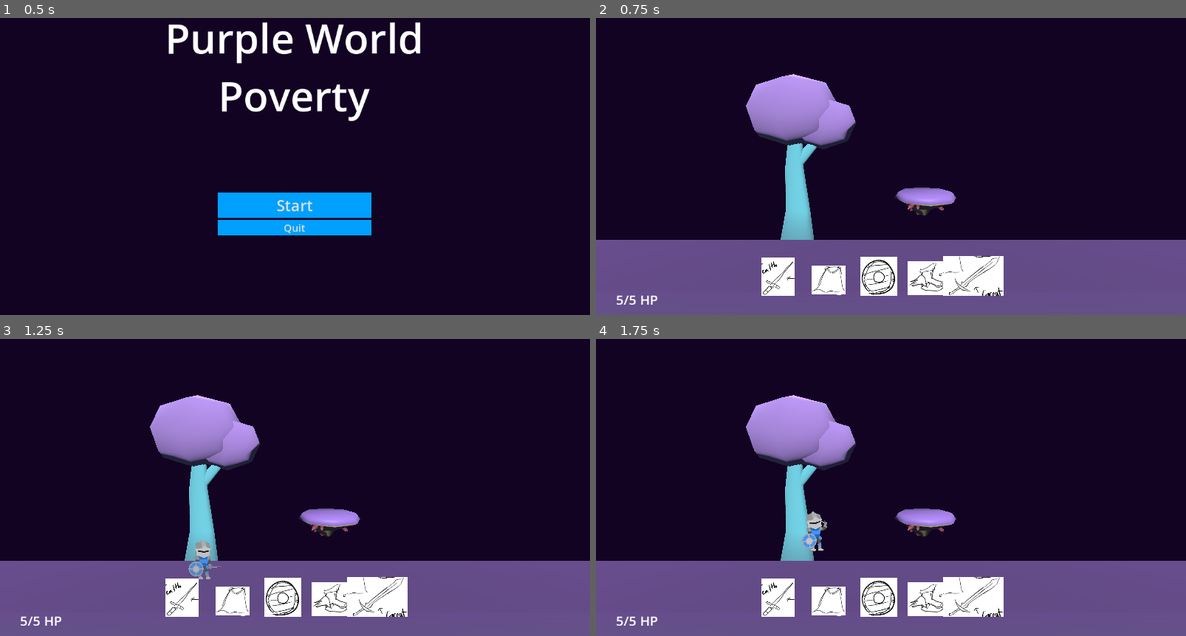
Above: before the commit, frames 1-4 (two rows, left to right).
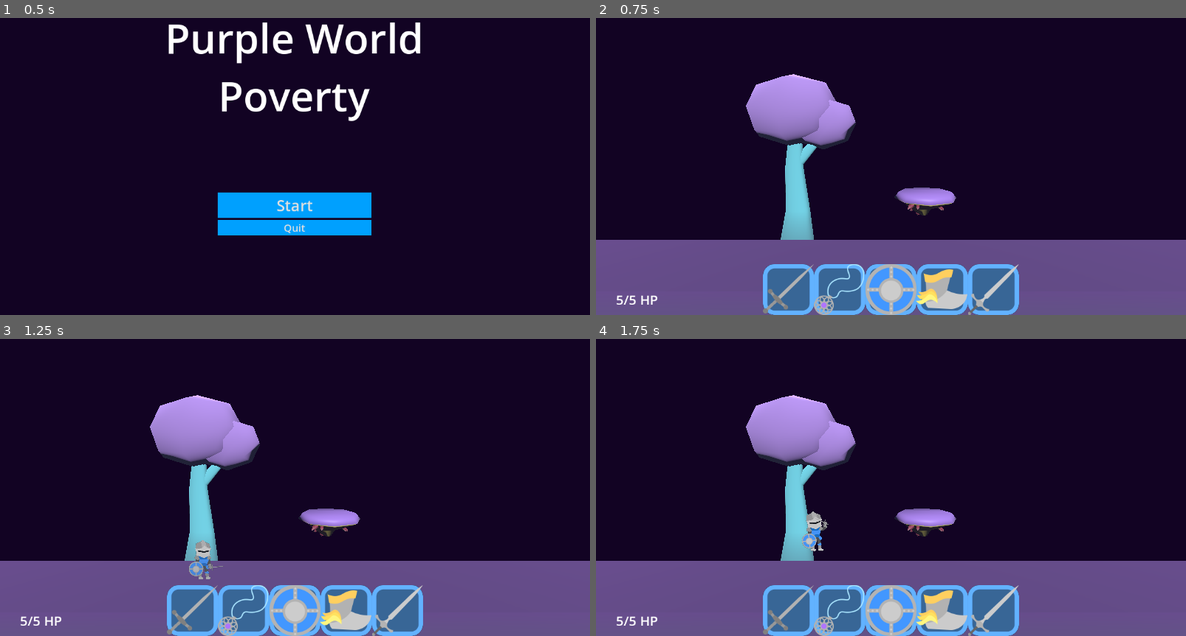
Above: after the commit, the same moments.

Repository: greatbrick0/SacrificeJam1
Game: Godot game, scene res://Scenes/main_menu.tscn
Same seed, same stepped clock (60 frames per second), same inputs: the game is played once before the commit and once after it.
Inputs:
- Up to frame 1 (0.5 s): no input
- Up to frame 2 (0.75 s): click "Start" at 0.5 s
- Up to frame 3 (1.25 s): no input
- Up to frame 4 (1.75 s): tap Enter at 1.25 s; hold D (MoveRight) from 1.28 s (still down); hold E (Ability) from 1.28 s (still down); tap Space (Jump) at 1.52 s

Frame 1 is identical in both runs. In frame 2, 7.9% of the frame differs, in the area x 28-72%, y 80-100%; in frame 3, 7.9%; in frame 4, 7.9%, in the area x 28-72%, y 60-100%.

Commit message:
Changed UI Hotbar and resized player weapons

Diff:
--- a/Scenes/main_level.tscn
+++ b/Scenes/main_level.tscn
@@ -5,12 +5,12 @@
 [ext_resource type="Script" path="res://Scripts/camera.gd" id="2_v6fr6"]
 [ext_resource type="PackedScene" uid="uid://b2p18n2jk1406" path="res://Scenes/Rest Sections/rest_area_2.tscn" id="3_ad277"]
 [ext_resource type="PackedScene" uid="uid://dei8s2ib5kt7m" path="res://Scenes/Rest Sections/rest_area_1.tscn" id="4_8vdju"]
-[ext_resource type="Texture2D" uid="uid://bjob6lwftlotk" path="res://Art/Sprites/SmallCircle.png" id="5_v1vdg"]
-[ext_resource type="Texture2D" uid="uid://bi6vjcps1poj2" path="res://Art/Sprites/Item Icons/DaggerTemp.png" id="6_rytry"]
-[ext_resource type="Texture2D" uid="uid://yn46ta136kpi" path="res://Art/Sprites/Item Icons/PendantTemp.png" id="7_4b72k"]
-[ext_resource type="Texture2D" uid="uid://dhjigphrpu7l8" path="res://Art/Sprites/Item Icons/ShieldTemp.png" id="8_0vi3m"]
-[ext_resource type="Texture2D" uid="uid://ca82x12y6280q" path="res://Art/Sprites/Item Icons/BootsTemp.png" id="9_vxhjs"]
-[ext_resource type="Texture2D" uid="uid://c1ycy3uhwcuqc" path="res://Art/Sprites/Item Icons/SwordTemp.png" id="10_yhn13"]
+[ext_resource type="Texture2D" uid="uid://blt28m4v5720w" path="res://Art/Sprites/Item Slot.png" id="6_rrjvr"]
+[ext_resource type="Texture2D" uid="uid://dw1bew7e7hdud" path="res://Art/Sprites/Dagger.png" id="7_beds7"]
+[ext_resource type="Texture2D" uid="uid://3i6y74dr7bbs" path="res://Art/Sprites/Pendant.png" id="8_62sym"]
+[ext_resource type="Texture2D" uid="uid://dixx837rq0wip" path="res://Art/Sprites/Shield.png" id="9_tqs5c"]
+[ext_resource type="Texture2D" uid="uid://ce5k3fa8kpshq" path="res://Art/Sprites/Boots.png" id="10_1oo62"]
+[ext_resource type="Texture2D" uid="uid://cwpj4avv4on6f" path="res://Art/Sprites/Sword.png" id="11_gwbt3"]
 
 [sub_resource type="Environment" id="Environment_u5x35"]
 ambient_light_color = Color(0.458824, 0, 1, 1)
@@ -122,23 +122,13 @@
 offset_bottom = 50.0
 grow_horizontal = 2
 grow_vertical = 2
-texture = ExtResource("5_v1vdg")
+texture = ExtResource("6_rrjvr")
 
 [node name="TextureRect" type="TextureRect" parent="UI/Items/Slot1"]
-layout_mode = 1
-anchors_preset = 8
-anchor_left = 0.5
-anchor_top = 0.5
-anchor_right = 0.5
-anchor_bottom = 0.5
-offset_left = -53.5
-offset_top = -63.0
-offset_right = 53.5
-offset_bottom = 63.0
-grow_horizontal = 2
-grow_vertical = 2
-scale = Vector2(0.6, 0.6)
-texture = ExtResource("6_rytry")
+layout_mode = 0
+offset_right = 100.0
+offset_bottom = 97.0
+texture = ExtResource("7_beds7")
 
 [node name="Slot2" type="TextureRect" parent="UI/Items"]
 layout_mode = 1
@@ -153,23 +143,13 @@
 offset_bottom = 50.0
 grow_horizontal = 2
 grow_vertical = 2
-texture = ExtResource("5_v1vdg")
+texture = ExtResource("6_rrjvr")
 
 [node name="TextureRect" type="TextureRect" parent="UI/Items/Slot2"]
-layout_mode = 1
-anchors_preset = 8
-anchor_left = 0.5
-anchor_top = 0.5
-anchor_right = 0.5
-anchor_bottom = 0.5
-offset_left = -55.5
-offset_top = -47.0
-offset_right = 55.5
-offset_bottom = 47.0
-grow_horizontal = 2
-grow_vertical = 2
-scale = Vector2(0.6, 0.6)
-texture = ExtResource("7_4b72k")
+layout_mode = 0
+offset_right = 98.0
+offset_bottom = 100.0
+texture = ExtResource("8_62sym")
 
 [node name="Slot3" type="TextureRect" parent="UI/Items"]
 layout_mode = 1
@@ -184,23 +164,13 @@
 offset_bottom = 20.0
 grow_horizontal = 2
 grow_vertical = 2
-texture = ExtResource("5_v1vdg")
+texture = ExtResource("6_rrjvr")
 
 [node name="TextureRect" type="TextureRect" parent="UI/Items/Slot3"]
-layout_mode = 1
-anchors_preset = 8
-anchor_left = 0.5
-anchor_top = 0.5
-anchor_right = 0.5
-anchor_bottom = 0.5
-offset_left = -60.5
-offset_top = -64.0
-offset_right = 60.5
-offset_bottom = 64.0
-grow_horizontal = 2
-grow_vertical = 2
-scale = Vector2(0.6, 0.6)
-texture = ExtResource("8_0vi3m")
+layout_mode = 0
+offset_right = 100.0
+offset_bottom = 100.0
+texture = ExtResource("9_tqs5c")
 
 [node name="Slot4" type="TextureRect" parent="UI/Items"]
 layout_mode = 1
@@ -215,23 +185,15 @@
 offset_bottom = 50.0
 grow_horizontal = 2
 grow_vertical = 2
-texture = ExtResource("5_v1vdg")
+texture = ExtResource("6_rrjvr")
 
 [node name="TextureRect" type="TextureRect" parent="UI/Items/Slot4"]
-layout_mode = 1
-anchors_preset = 8
-anchor_left = 0.5
-anchor_top = 0.5
-anchor_right = 0.5
-anchor_bottom = 0.5
-offset_left = -68.0
-offset_top = -56.0
-offset_right = 68.0
-offset_bottom = 56.0
-grow_horizontal = 2
-grow_vertical = 2
-scale = Vector2(0.6, 0.6)
-texture = ExtResource("9_vxhjs")
+layout_mode = 0
+offset_left = -1.0
+offset_top = 11.0
+offset_right = 99.0
+offset_bottom = 88.0
+texture = ExtResource("10_1oo62")
 
 [node name="Slot5" type="TextureRect" parent="UI/Items"]
 layout_mode = 1
@@ -246,7 +208,7 @@
 offset_bottom = 50.0
 grow_horizontal = 2
 grow_vertical = 2
-texture = ExtResource("5_v1vdg")
+texture = ExtResource("6_rrjvr")
 
 [node name="TextureRect" type="TextureRect" parent="UI/Items/Slot5"]
 layout_mode = 1
@@ -255,14 +217,13 @@
 anchor_top = 0.5
 anchor_right = 0.5
 anchor_bottom = 0.5
-offset_left = -99.0
-offset_top = -66.0
-offset_right = 99.0
-offset_bottom = 66.0
-grow_horizontal = 2
-grow_vertical = 2
-scale = Vector2(0.6, 0.6)
-texture = ExtResource("10_yhn13")
+offset_left = -50.0
+offset_top = -50.0
+offset_right = 50.0
+offset_bottom = 50.0
+grow_horizontal = 2
+grow_vertical = 2
+texture = ExtResource("11_gwbt3")
 
 [node name="TollUI" type="Control" parent="UI"]
 visible = false
--- a/Scenes/player_visual.tscn
+++ b/Scenes/player_visual.tscn
@@ -1,9 +1,10 @@
-[gd_scene load_steps=14 format=3 uid="uid://svxohabm70mx"]
+[gd_scene load_steps=15 format=3 uid="uid://svxohabm70mx"]
 
 [ext_resource type="Script" path="res://Scripts/player_visual.gd" id="1_e1lks"]
 [ext_resource type="Texture2D" uid="uid://cs7k6csvaerf1" path="res://Art/Sprites/PlayerSpriteSheet.png" id="1_vnf5r"]
 [ext_resource type="Texture2D" uid="uid://cwpj4avv4on6f" path="res://Art/Sprites/Sword.png" id="2_26s4h"]
 [ext_resource type="Texture2D" uid="uid://dixx837rq0wip" path="res://Art/Sprites/Shield.png" id="3_hshw7"]
+[ext_resource type="Texture2D" uid="uid://dw1bew7e7hdud" path="res://Art/Sprites/Dagger.png" id="3_ppwft"]
 [ext_resource type="Texture2D" uid="uid://bjob6lwftlotk" path="res://Art/Sprites/SmallCircle.png" id="4_mxwli"]
 
 [sub_resource type="Animation" id="Animation_6758t"]
@@ -1513,14 +1514,14 @@
 visible = false
 position = Vector2(595.691, 407.234)
 rotation = 0.694404
-scale = Vector2(0.2, 0.2)
-texture = ExtResource("2_26s4h")
+scale = Vector2(10.979, 10.979)
+texture = ExtResource("3_ppwft")
 
 [node name="SpriteSword" type="Sprite2D" parent="Skeleton2D/Hip/Torso/FrontArm/FrontForearm"]
 visible = false
-position = Vector2(896.833, 386.128)
-rotation = 0.694404
-scale = Vector2(0.351856, 0.351856)
+position = Vector2(985.034, 332.723)
+rotation = 3.77776
+scale = Vector2(-16.3638, -16.3638)
 texture = ExtResource("2_26s4h")
 
 [node name="SpriteRock" type="Sprite2D" parent="Skeleton2D/Hip/Torso/FrontArm/FrontForearm"]
@@ -1542,7 +1543,7 @@
 [node name="SpriteShield" type="Sprite2D" parent="Skeleton2D/Hip/Torso/BackArm/BackForearm"]
 z_index = 1
 position = Vector2(-60.1442, 559.543)
-scale = Vector2(0.364723, 0.364723)
+scale = Vector2(13.41, 13.41)
 texture = ExtResource("3_hshw7")
 
 [node name="FrontLeg" type="Bone2D" parent="Skeleton2D/Hip"]
Binary file changed: Art/Sprites/Boots.png
Binary file changed: Art/Sprites/Dagger.png
Binary file changed: Art/Sprites/Item Slot.png
Binary file changed: Art/Sprites/Pendant.png
Binary file changed: Art/Sprites/Shield.png
Binary file changed: Art/Sprites/Sword.png
Not shown: 1 places in Scenes/main_menu.tscn that only renumber resources
